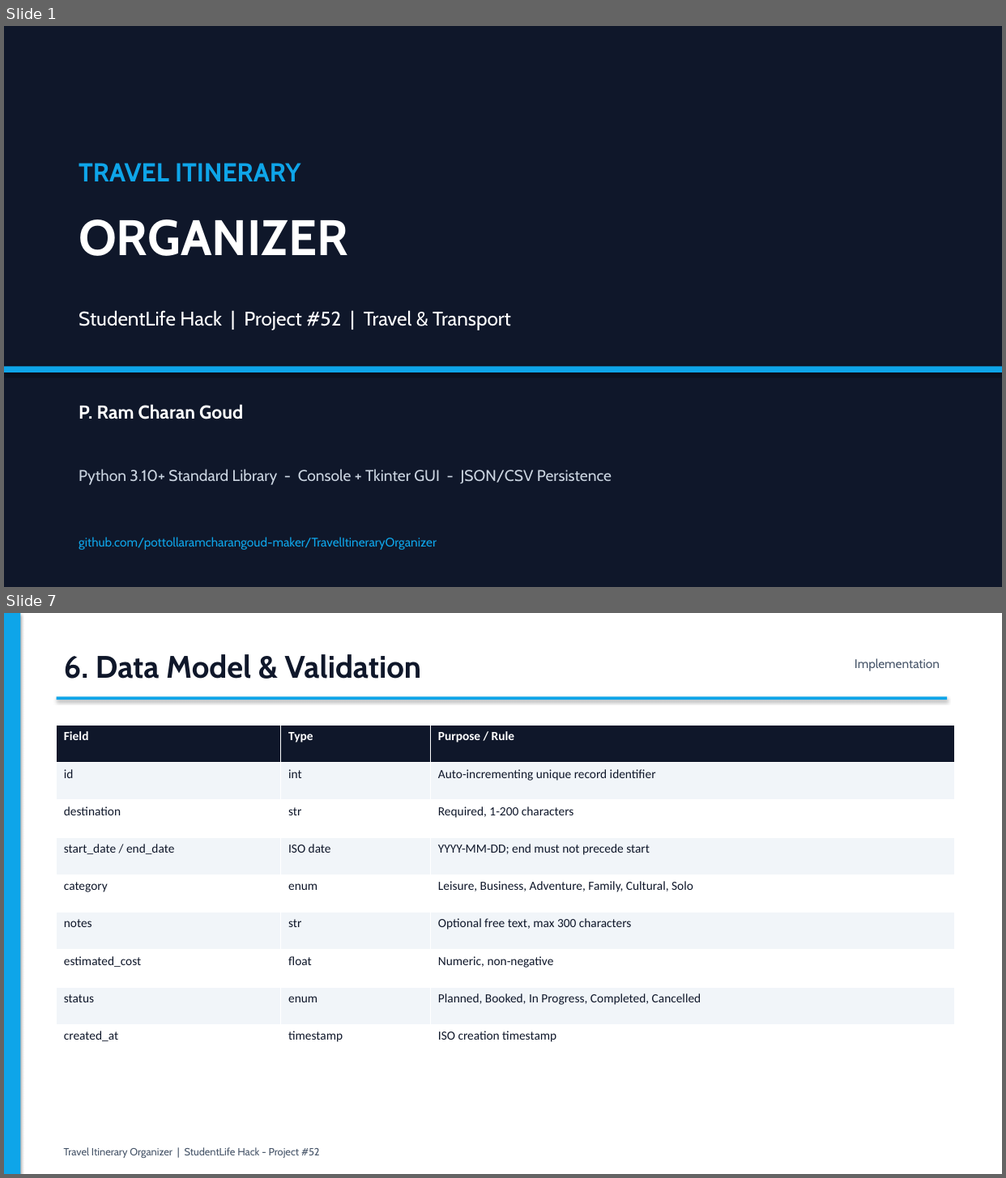
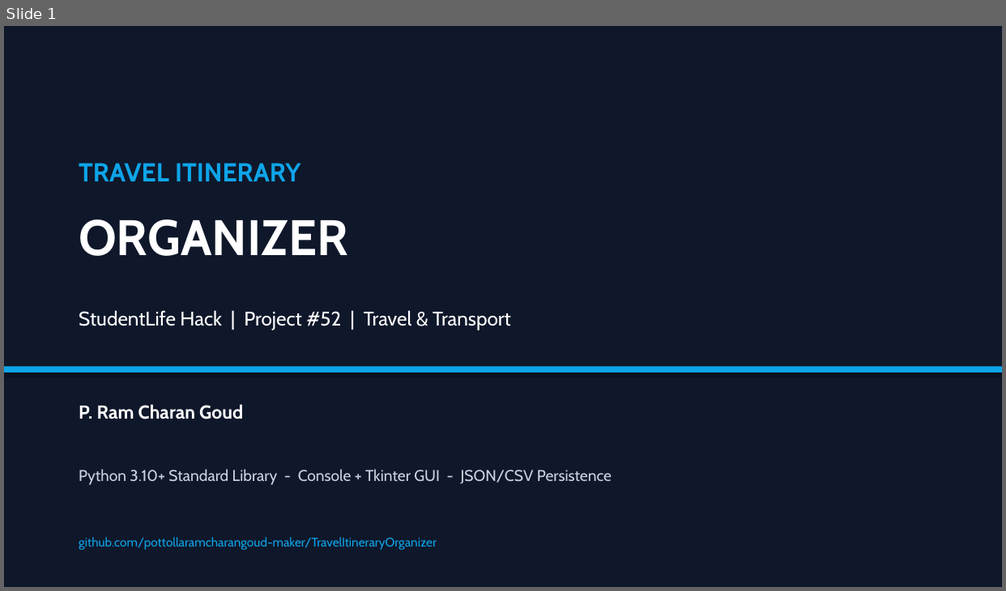
Before and after one commit to pottollaramcharangoud-maker/TravelItineraryOrganizer, a slide deck: TravelItineraryOrganizer_Presentation.pptx. Shown one above the other, each under a label of ours: slides 1 and 7 before the commit, slide 1 after it; the slides between them are not shown. The pictures are 1006x1178 and 1006x591 pixels, drawn with LibreOffice and Linux fonts; fonts in the diff are those of the drawing. Boxes give left, top, right and bottom in pixels: in the first picture for what was removed or moved away, otherwise in the second. Text is boxed around its words. In the diff, an @@ line names an element or a change of style, - is before the commit and + after.

```diff
--- a/TravelItineraryOrganizer_Presentation.pptx
+++ b/TravelItineraryOrganizer_Presentation.pptx
@@ slide 7 removed at [4, 613, 1002, 1174], background #FFFFFF @@
@@ rectangle removed at [4, 613, 1002, 1174] @@
@@ rectangle removed at [4, 613, 20, 1174] @@
@@ text removed at [64, 654, 421, 679] @@
-6. Data Model & Validation
@@ text removed at [854, 658, 940, 671] @@
-Implementation
@@ rectangle removed at [57, 697, 948, 700] @@
@@ table removed at [57, 726, 955, 1063], 9 rows, 3 columns @@
-Field | Type | Purpose / Rule
-id | int | Auto-incrementing unique record identifier
-destination | str | Required, 1-200 characters
-start_date / end_date | ISO date | YYYY-MM-DD; end must not precede start
-category | enum | Leisure, Business, Adventure, Family, Cultural, Solo
-notes | str | Optional free text, max 300 characters
-estimated_cost | float | Numeric, non-negative
-status | enum | Planned, Booked, In Progress, Completed, Cancelled
-created_at | timestamp | ISO creation timestamp
@@ text removed at [64, 1148, 320, 1158] @@
-Travel Itinerary Organizer | StudentLife Hack - Project #52
```
Also in this commit, not shown: 7 slides changed, 1 slide added, 2 other slides removed, 1 other file.
